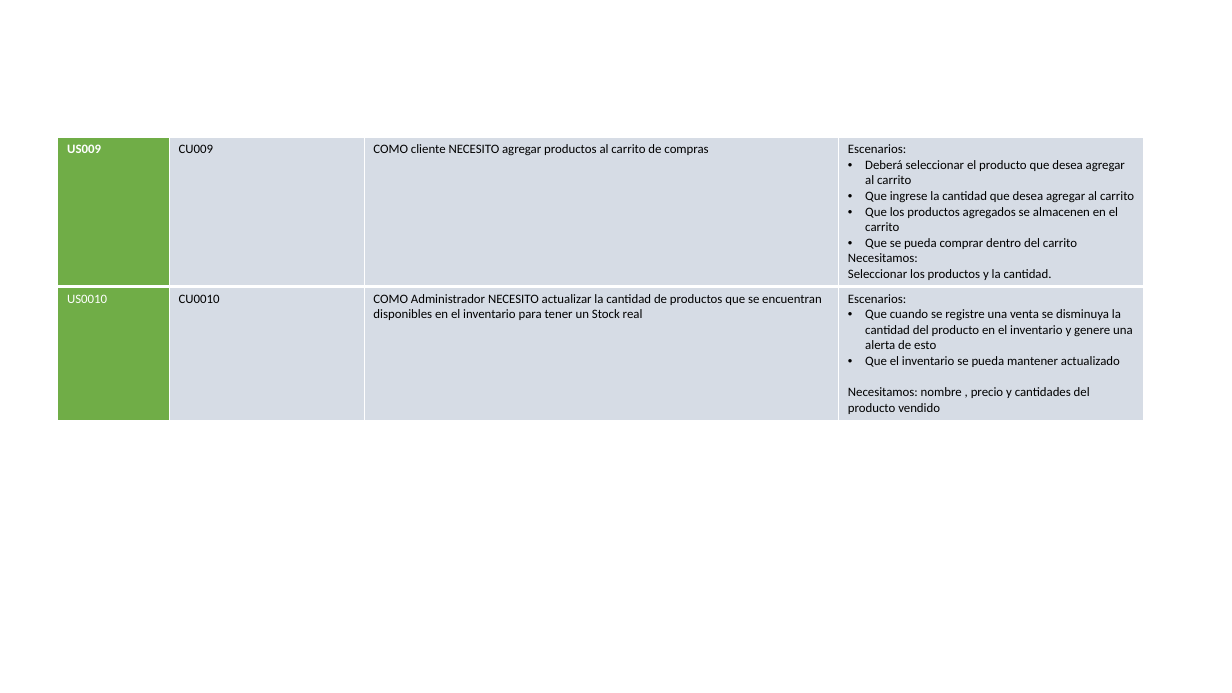
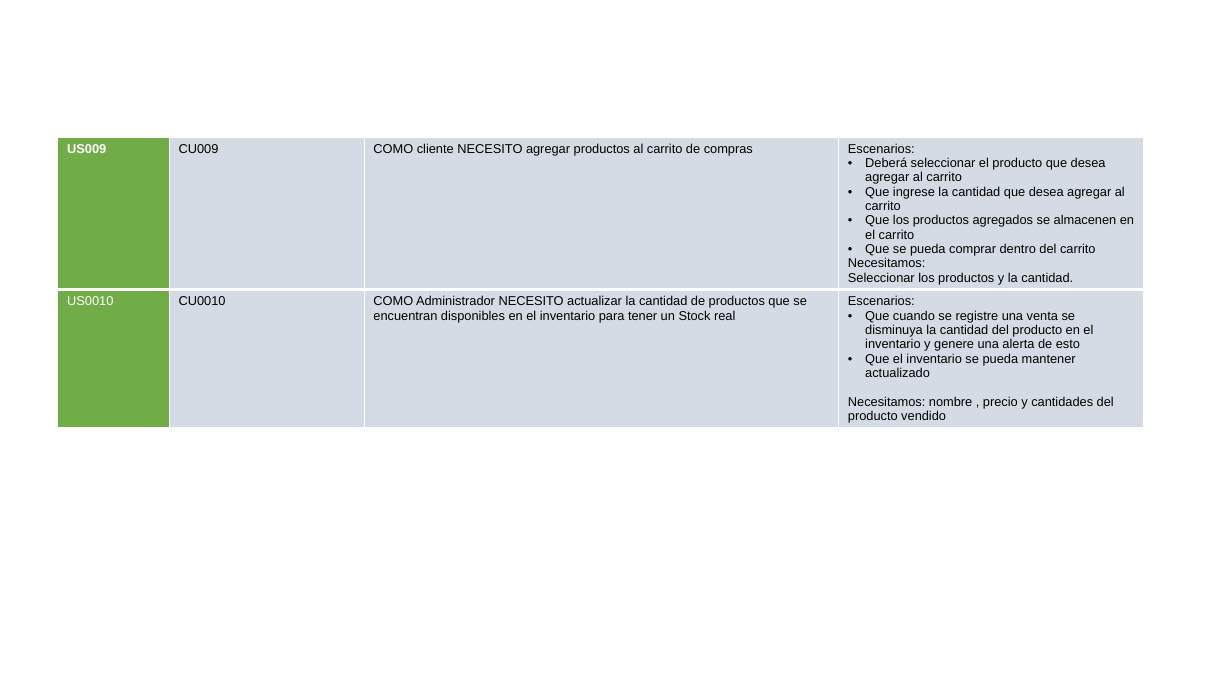
Before and after one commit to luiscarlosmedina/Master-Barber, a slide deck: slide 25 of Entregables Proyecto B.pptx. Drawn at 1232x693 pixels with LibreOffice and Linux fonts; fonts in the diff are those of the drawing; background and template pictures are left out. Boxes give left, top, right and bottom in pixels: in the first picture for what was removed or moved away, otherwise in the second. Text is boxed around its words. In the diff, an @@ line names an element or a change of style, - is before the commit and + after.

```diff
--- a/Entregables Proyecto B.pptx
+++ b/Entregables Proyecto B.pptx
@@ table at (58,137,1145,440) @@
@@ fill #D6DCE5 to #D5DBE5 in 6 cells @@
@@ font Calibri to Arial @@
```
Also in this commit, not shown: 6 other slides changed, 9 other files.
